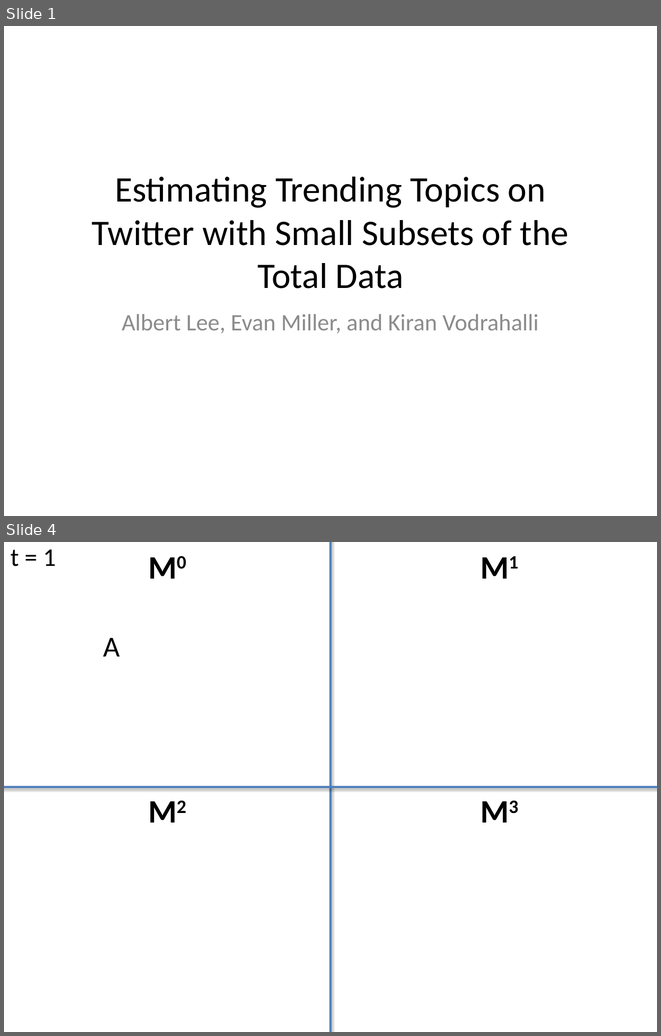
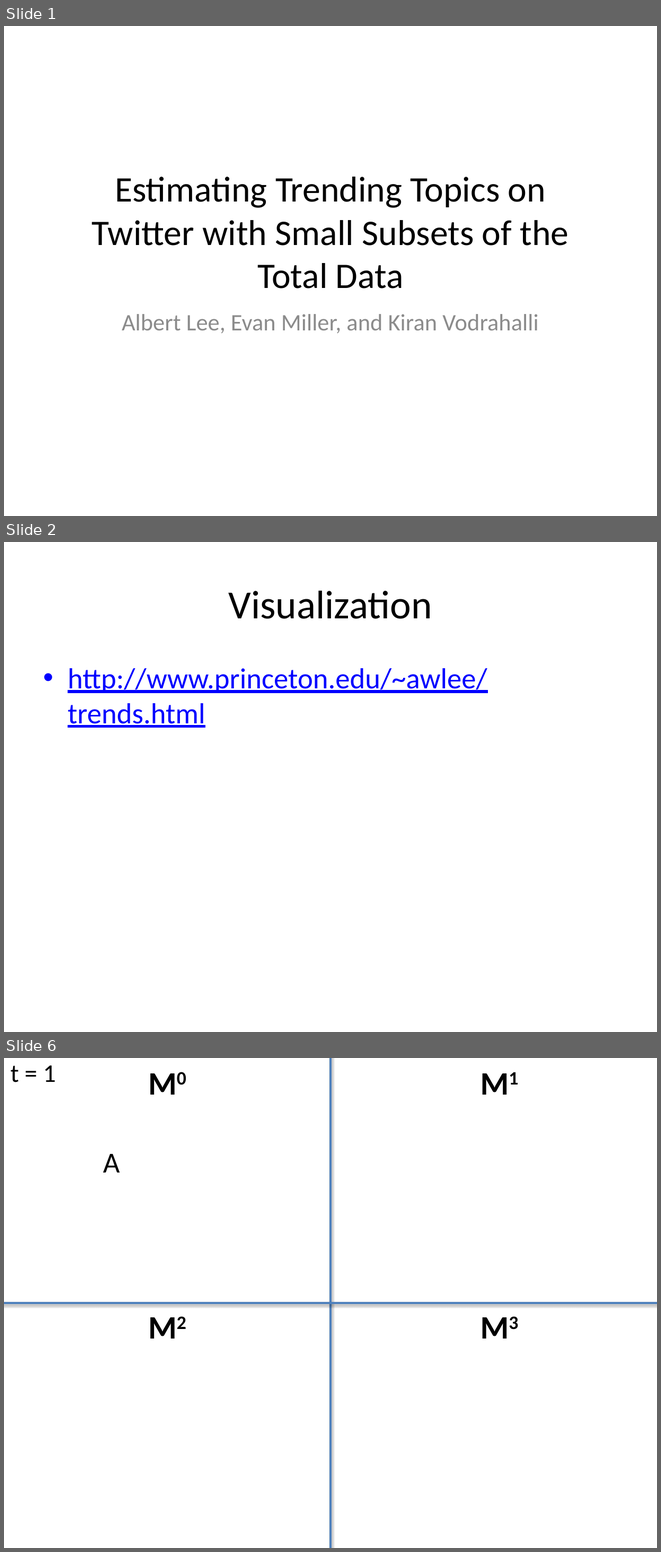
Before and after one commit to kiranvodrahalli/cos521, a slide deck: Presentation.pptx. Shown one above the other, each under a label of ours: slides 1 and 4 before the commit, slides 1, 2 and 6 after it; the slides between them are not shown. The pictures are 661x1036 and 661x1552 pixels, drawn with LibreOffice and Linux fonts; fonts in the diff are those of the drawing. Boxes give left, top, right and bottom in pixels: in the first picture for what was removed or moved away, otherwise in the second. Text is boxed around its words. In the diff, an @@ line names an element or a change of style, - is before the commit and + after.

```diff
--- a/Presentation.pptx
+++ b/Presentation.pptx
@@ slide 2 added at (4, 542, 657, 1032), background #FFFFFF @@
@@ title added at (228, 590, 432, 619), 44 pt, text #000000 @@
+Visualization
@@ text added at (68, 668, 487, 728), 32 pt, text #0000FF, underline @@
+• http://www.princeton.edu/~awlee/trends.html
@@ what was slide 4 is now slide 6 @@
```
Also in this commit, not shown: 3 slides changed, 7 other slides added, 3 slides removed, 1 other file.
